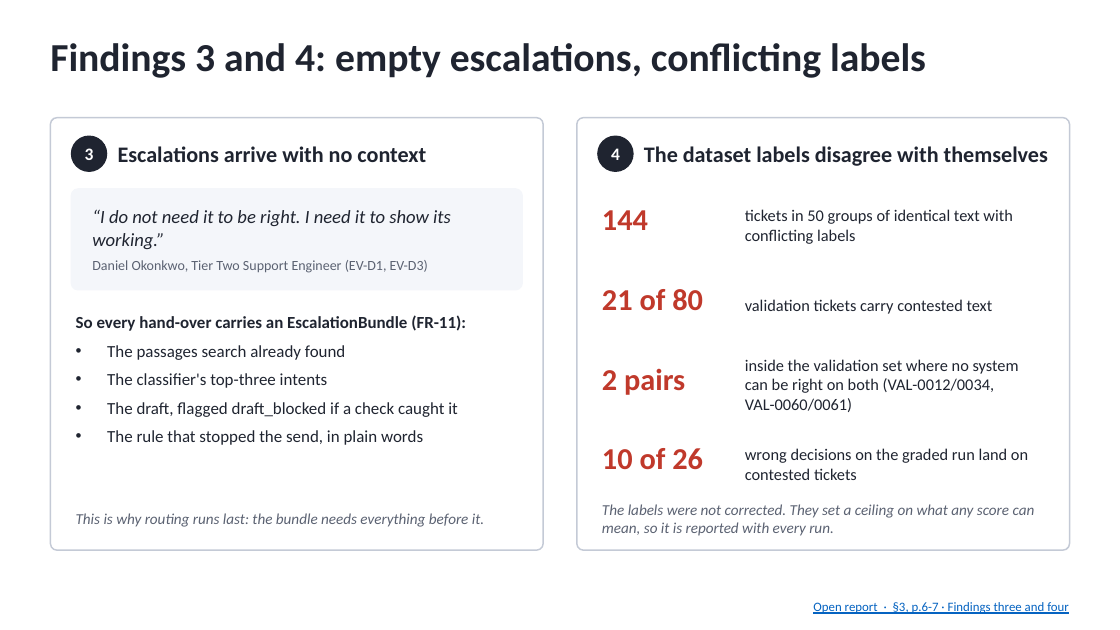
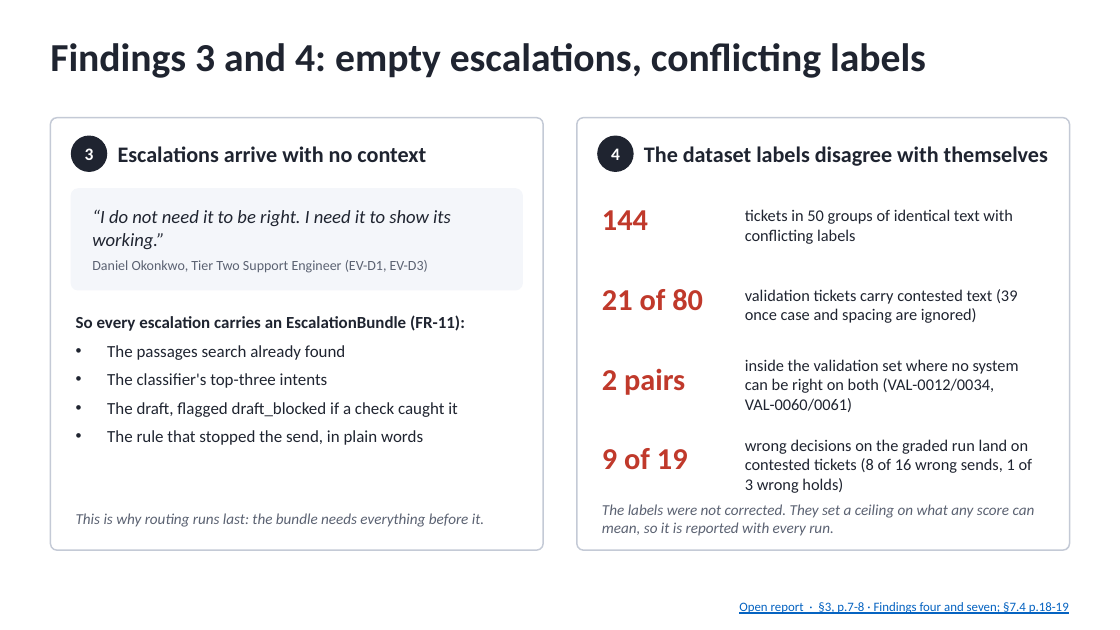
Before and after one commit to coolalok/fde-capstone, a slide deck: slide 5 of presentation/AlokKulkarni_Capstone_Presentation.pptx. Drawn at 1120x630 pixels with LibreOffice and Linux fonts; fonts in the diff are those of the drawing. Boxes give left, top, right and bottom in pixels: in the first picture for what was removed or moved away, otherwise in the second. Text is boxed around its words. In the diff, an @@ line names an element or a change of style, - is before the commit and + after.

```diff
--- a/presentation/AlokKulkarni_Capstone_Presentation.pptx
+++ b/presentation/AlokKulkarni_Capstone_Presentation.pptx
@@ text at <box>745,289,1017,323</box>: text changed @@
-validation tickets carry contested text
+validation tickets carry contested text (39 once case and spacing are ignored)
@@ text at <box>76,315,465,331</box>: text changed @@
-So every hand-over carries an EscalationBundle (FR-11):
+So every escalation carries an EscalationBundle (FR-11):
@@ text at <box>602,448,688,469</box>: text changed @@
-10 of 26
+9 of 19
@@ text at <box>745,439,1033,493</box>: text changed @@
-wrong decisions on the graded run land on contested tickets
+wrong decisions on the graded run land on contested tickets (8 of 16 wrong sends, 1 of 3 wrong holds)
@@ text at <box>739,602,1069,614</box>: text changed @@
-Open report · §3, p.6-7 · Findings three and four
+Open report · §3, p.7-8 · Findings four and seven; §7.4 p.18-19
```
Also in this commit, not shown: 20 other slides changed, 2 slides added, 2 slides removed, 13 other files.
